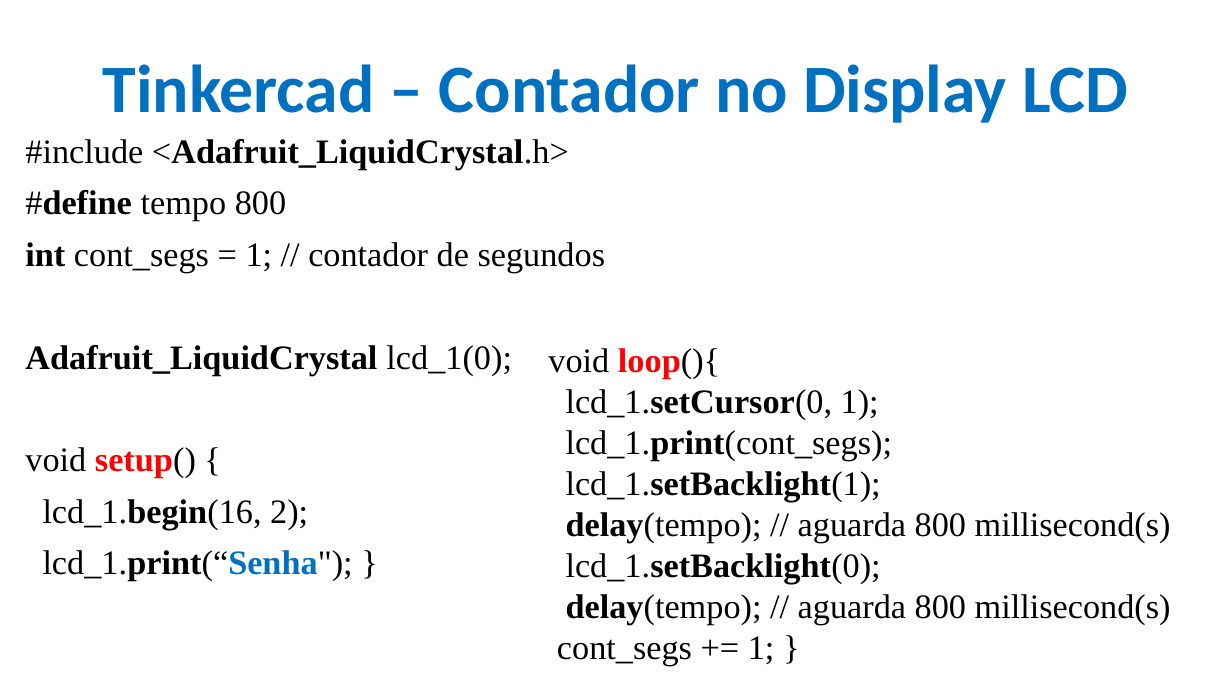
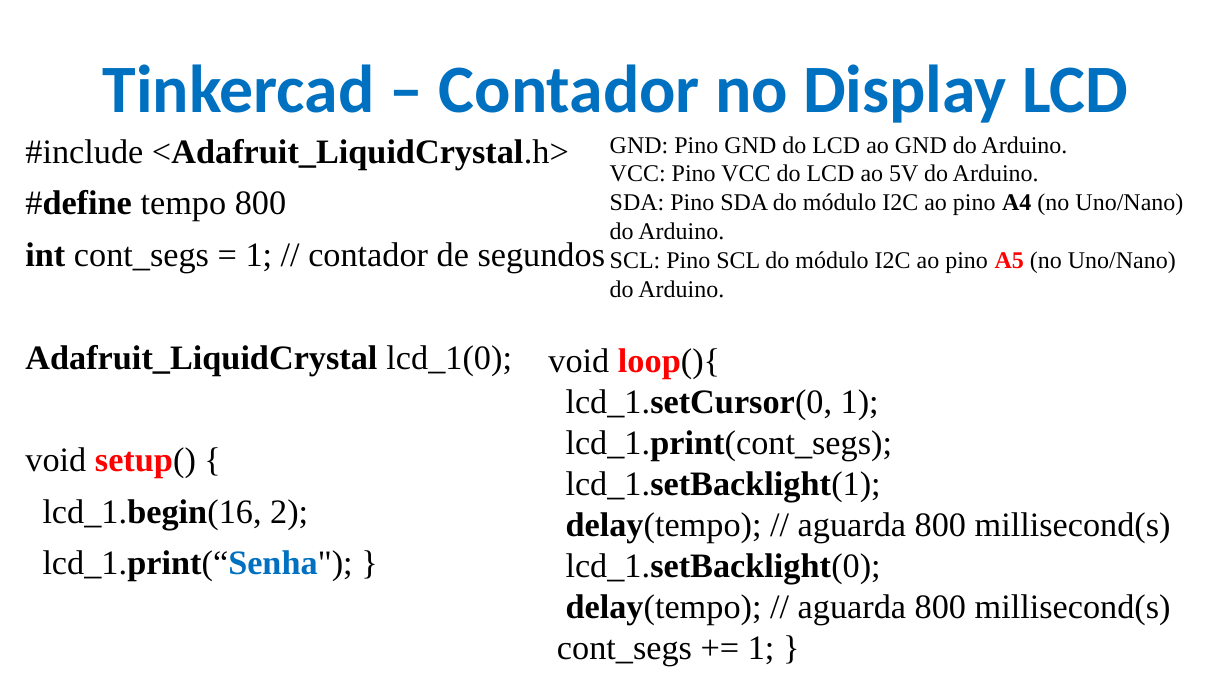
Before and after one commit to CloudEducationBrazil/WydenArea1AplicacaoCloudIndustria40Python, a slide deck: slide 15 of 01 Classes/Aula 04 - Aplicação Cloud Indústria 40 Python IoT Plataforma Arduino Tinkercad Prática.pptx. Drawn at 1232x693 pixels with LibreOffice and Linux fonts; fonts in the diff are those of the drawing; background and template pictures are left out. Boxes give left, top, right and bottom in pixels: in the first picture for what was removed or moved away, otherwise in the second. Text is boxed around its words. In the diff, an @@ line names an element or a change of style, - is before the commit and + after.

```diff
--- a/01 Classes/Aula 04 - Aplicação Cloud Indústria 40 Python IoT Plataforma Arduino Tinkercad Prática.pptx
+++ b/01 Classes/Aula 04 - Aplicação Cloud Indústria 40 Python IoT Plataforma Arduino Tinkercad Prática.pptx
@@ text added at (610,136,1183,298), 14 pt, text #000000 @@
+GND: Pino GND do LCD ao GND do Arduino.
+VCC: Pino VCC do LCD ao 5V do Arduino.
+SDA: Pino SDA do módulo I2C ao pino A4 (no Uno/Nano) do Arduino.
+SCL: Pino SCL do módulo I2C ao pino A5 (no Uno/Nano) do Arduino.
```
Also in this commit, not shown: 2 other slides changed, 1 other file.
